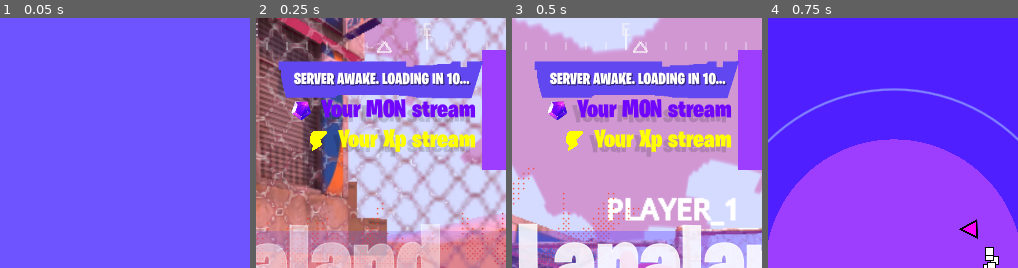
Above: before the commit, frames 1-4 (left to right).
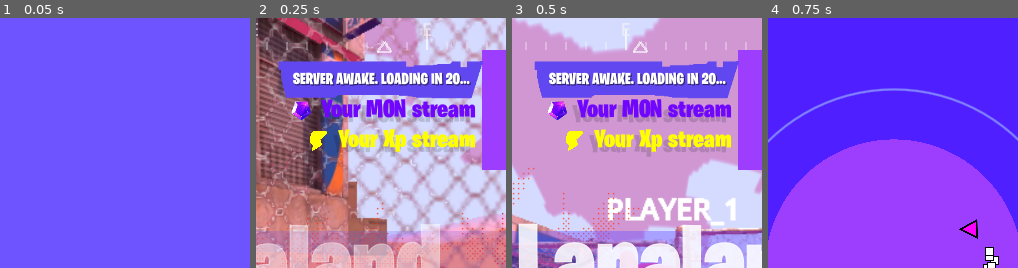
Above: after the commit, the same moments.

Repository: tobiawolaju/WorldOfNads
Game: Godot game, scene res://scenes/lobby.tscn
The game is run twice, just before and just after one commit, with the same random seed, the same clock (stepped at 60 frames per second) and the same inputs. This scene is started directly instead of the project's main scene.
Inputs (mouse positions are % of the whole screen's width and height, from its top left):
- Up to frame 1 (0.05 s): no input
- Up to frame 2 (0.25 s): no input
- Up to frame 3 (0.5 s): no input
- Up to frame 4 (0.75 s): tap Enter (pickup) at 0.5 s; drag from (82, 18) to (60, 28) at 0.52 s
The pictures show only the part of the screen within x 25-75%, y 0-50%; the shares and areas given below are measured in that part.

Frame 1 is identical in both runs. In frame 2, 1.9% of the frame differs, in the area x 14-86%, y 21-28%; in frame 3, 1.9%; in frame 4, nothing differs.

Commit message:
chore(lobby): extend server wake countdown to 20s; re-export web build

Diff:
--- a/godot/scripts/lobbymanager.gd
+++ b/godot/scripts/lobbymanager.gd
@@ -17,7 +17,7 @@
 	req.request("https://worldofnads.onrender.com")
 func _on_server_ping_completed(_result, _response_code, _headers, _body):
 	# Ignore errors, we just want to wake the server
-	for i in range(10, 0, -1):
+	for i in range(20, 0, -1):
 		status_label.text = "Server awake. Loading in %d..." % i
 		await get_tree().create_timer(1.0).timeout
 	status_label.text = "Let's go!"
Not shown, changed: frontend/public/godot/index.html
Not shown, changed: frontend/public/godot/index.pck
